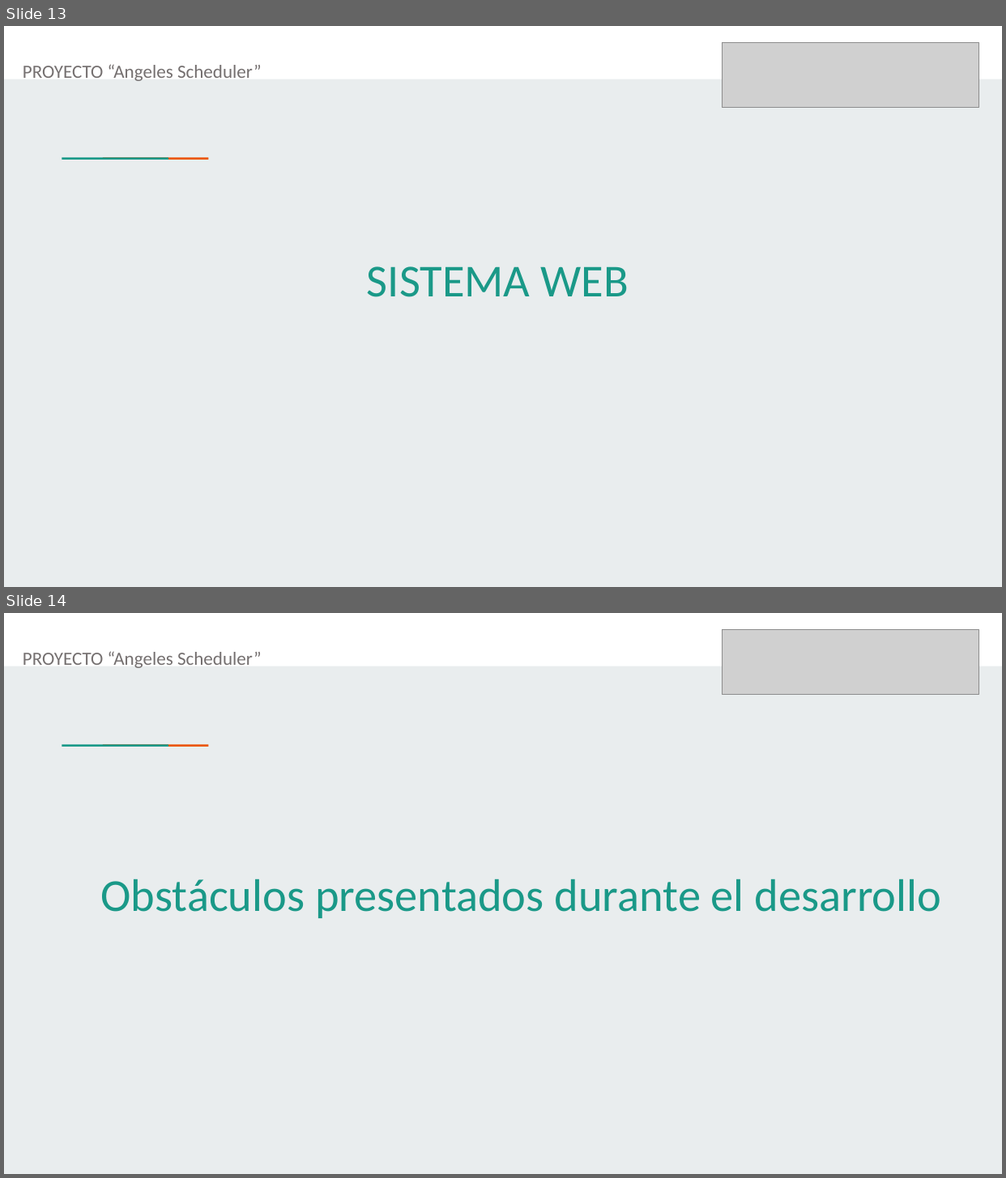
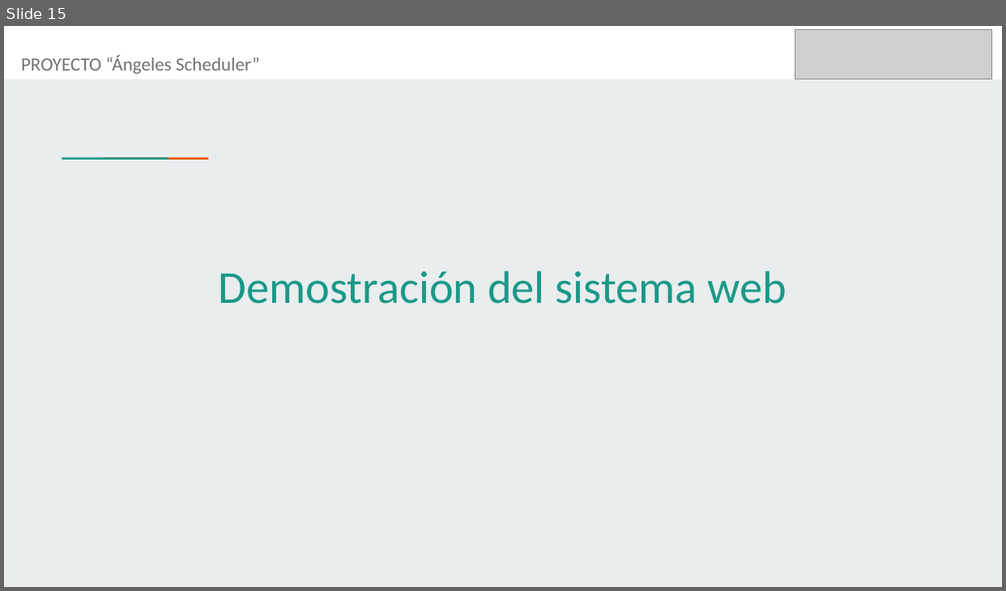
Before and after one commit to CrisMolina12/CP_PTY4614_4_EQP_2, a slide deck: Fase 2/Evidencias Proyecto/Presentación Proyecto.pptx. Shown one above the other, each under a label of ours: slides 13 and 14 before the commit, slide 15 after it. The pictures are 1006x1178 and 1006x591 pixels, drawn with LibreOffice and Linux fonts; fonts in the diff are those of the drawing; grey boxes stand for pictures. Boxes give left, top, right and bottom in pixels: in the first picture for what was removed or moved away, otherwise in the second. Text is boxed around its words. In the diff, an @@ line names an element or a change of style, - is before the commit and + after.

```diff
--- a/Fase 2/Evidencias Proyecto/Presentación Proyecto.pptx
+++ b/Fase 2/Evidencias Proyecto/Presentación Proyecto.pptx
@@ slide 14 removed at <box>4,613,1002,1174</box>, background #E9EDEE; not listed: 3 template elements that a slide beside it also shows @@
@@ picture removed at <box>722,630,979,695</box> @@
@@ text removed at <box>23,651,262,668</box> @@
-PROYECTO “Angeles Scheduler”
@@ text removed at <box>101,879,942,918</box> @@
-Obstáculos presentados durante el desarrollo
@@ what was slide 13 is now slide 15 @@
@@ slide 15 changed as well @@
@@ picture: place and size @@
-picture at <box>722,43,979,108</box>
+picture at <box>795,30,992,79</box>
@@ text at <box>21,55,260,74</box>: text changed @@
-PROYECTO “Angeles Scheduler”
+PROYECTO “Ángeles Scheduler”
@@ text at <box>219,271,786,304</box>: text changed @@
-SISTEMA WEB
+Demostración del sistema web
```
Also in this commit, not shown: 7 other slides changed, 8 slides added, 6 other slides removed.
